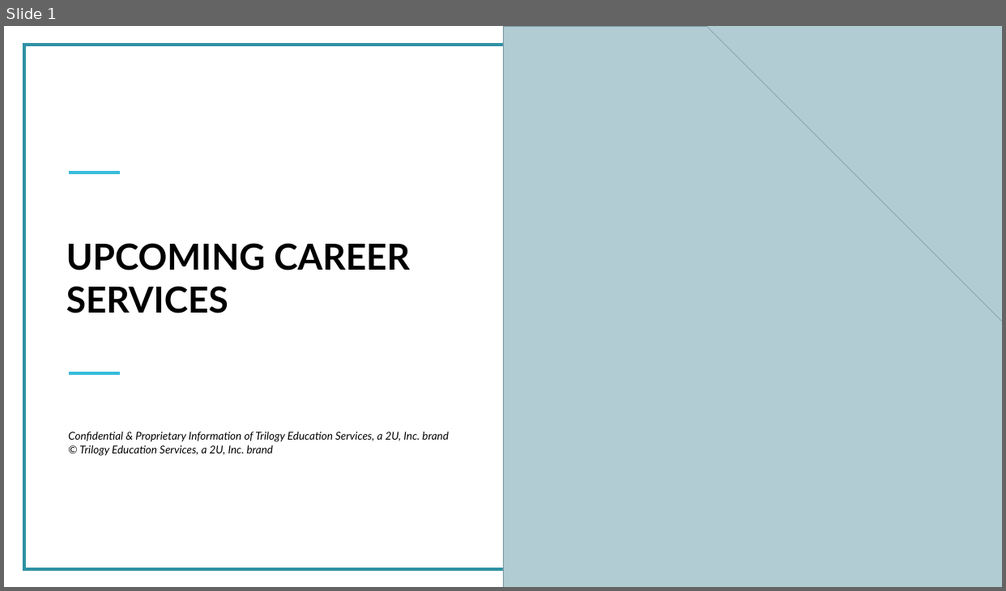
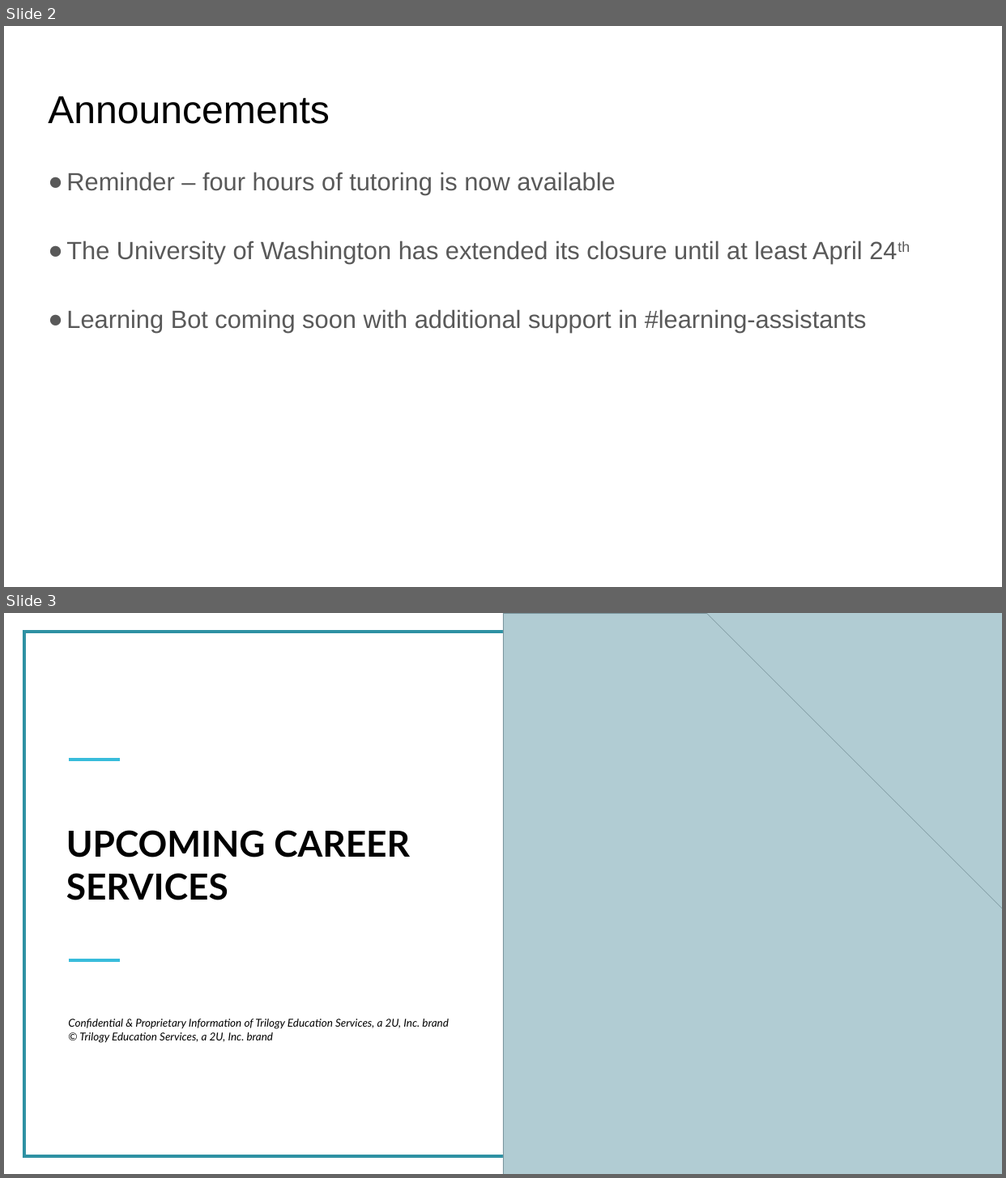
Before and after one commit to spencer-shadley/completed-class, a slide deck: 17-NoSQL/2-thursday-mongoose/career-services.pptx. Shown one above the other, each under a label of ours: slide 1 before the commit, slides 2 and 3 after it. The pictures are 1006x591 and 1006x1178 pixels, drawn with LibreOffice and Linux fonts; fonts in the diff are those of the drawing; grey boxes stand for pictures. Boxes give left, top, right and bottom in pixels: in the first picture for what was removed or moved away, otherwise in the second. Text is boxed around its words. In the diff, an @@ line names an element or a change of style, - is before the commit and + after.

Commit message:
updated deck

```diff
--- a/17-NoSQL/2-thursday-mongoose/career-services.pptx
+++ b/17-NoSQL/2-thursday-mongoose/career-services.pptx
@@ slide 2 added at [4, 26, 1002, 587], background #FFFFFF @@
@@ title added at [48, 96, 330, 124], 75 pt, text #000000 @@
+Announcements
@@ text added at [66, 172, 867, 333], 48 pt, text #595959 @@
+● Reminder – four hours of tutoring is now available
+● The University of Washington has extended its closure until at least April 24th
+● Learning Bot coming soon with additional support in #learning-assistants
@@ what was slide 1 is now slide 3 @@
```
Also in this commit, not shown: 1 slide changed, 1 other slide added.
